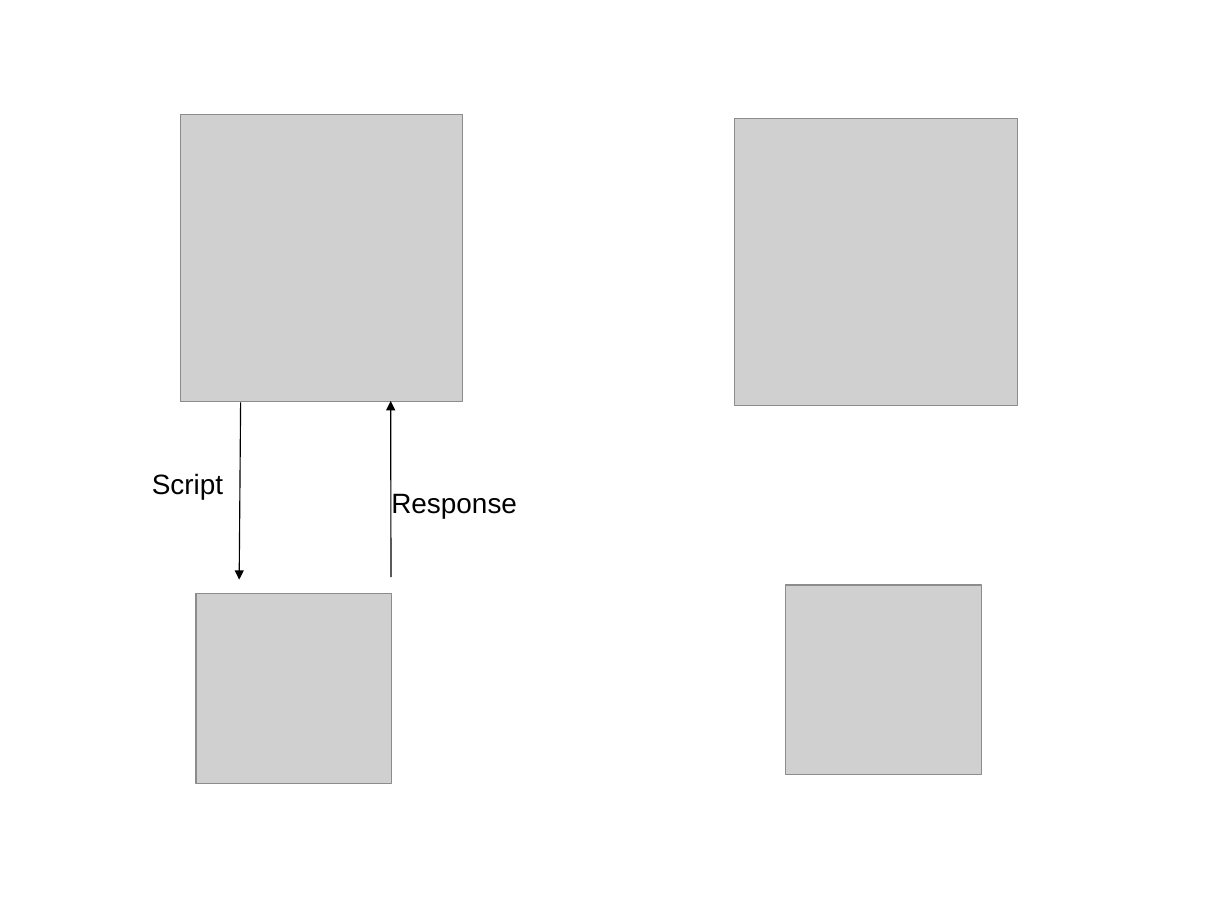
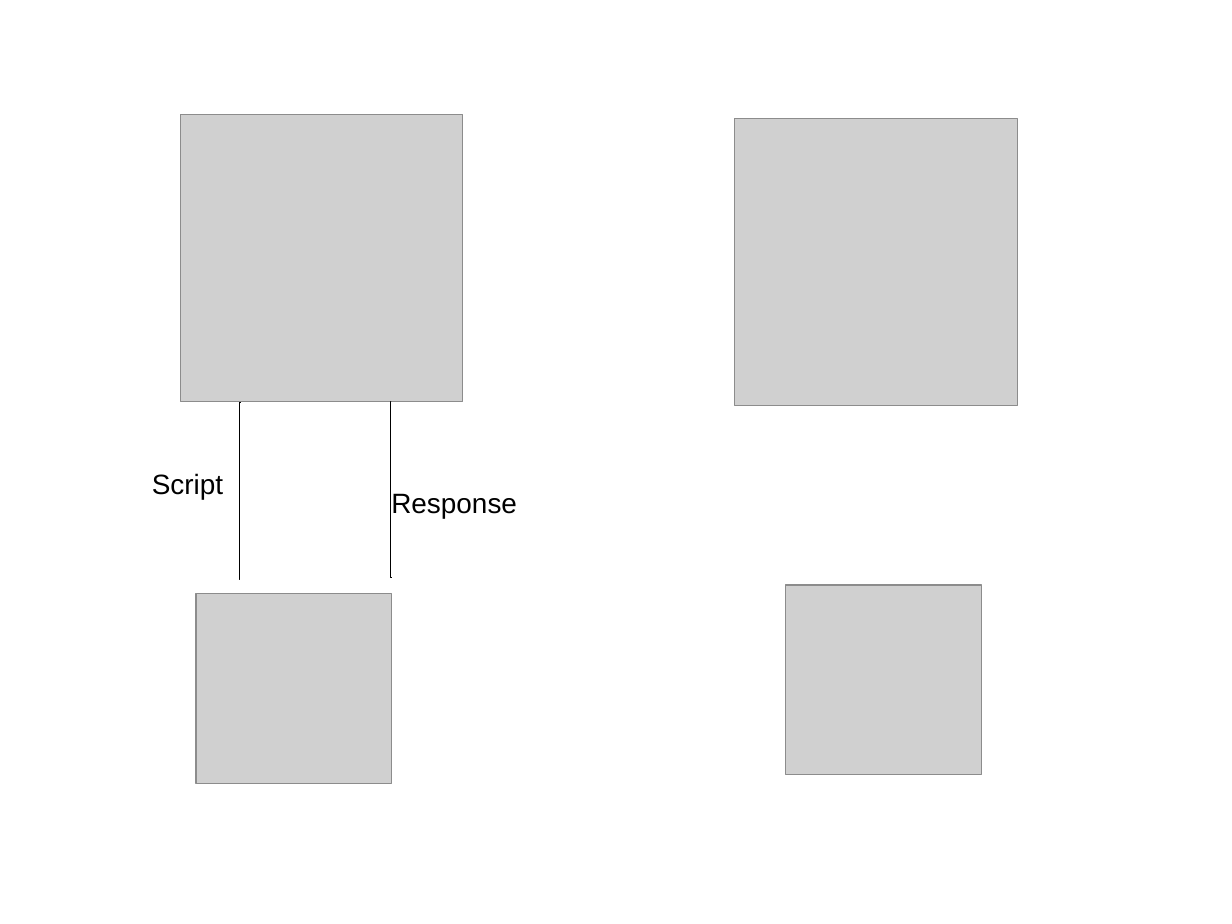
Before and after one commit to evilcandybag/JSHC, a slide deck: slide 5 of report/presentation.ppt. Drawn at 1232x924 pixels with LibreOffice and Linux fonts; fonts in the diff are those of the drawing; grey boxes stand for pictures. Boxes give left, top, right and bottom in pixels: in the first picture for what was removed or moved away, otherwise in the second. Text is boxed around its words. In the diff, an @@ line names an element or a change of style, - is before the commit and + after.

Commit message:
presentation

```diff
--- a/report/presentation.ppt
+++ b/report/presentation.ppt
@@ arrow (239, 580) - (240, 402): arrow to elbow line; route changed @@
@@ arrow (391, 401) - (391, 577): arrow to elbow line; route changed @@
```
Also in this commit, not shown: 2 other slides changed, 11 slides added.
